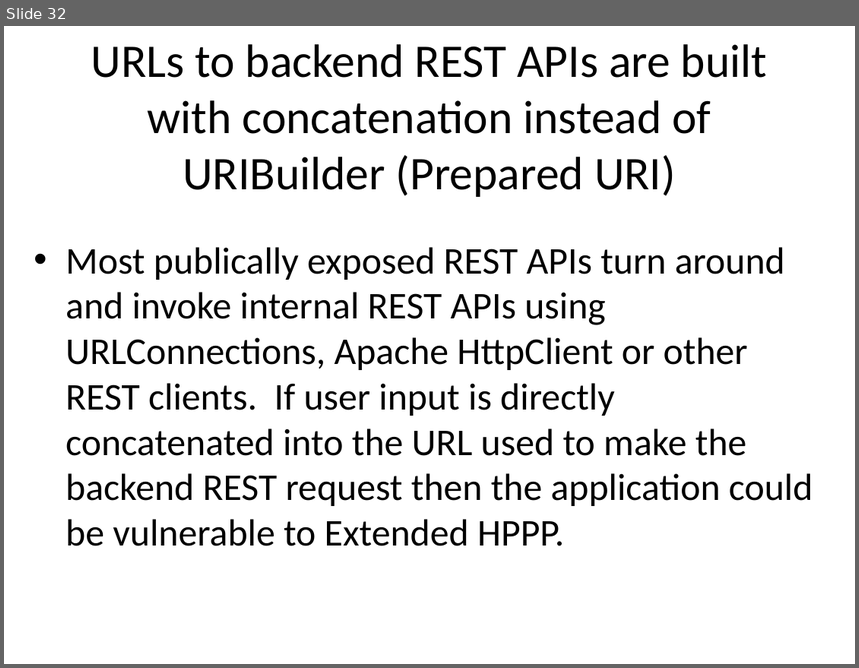
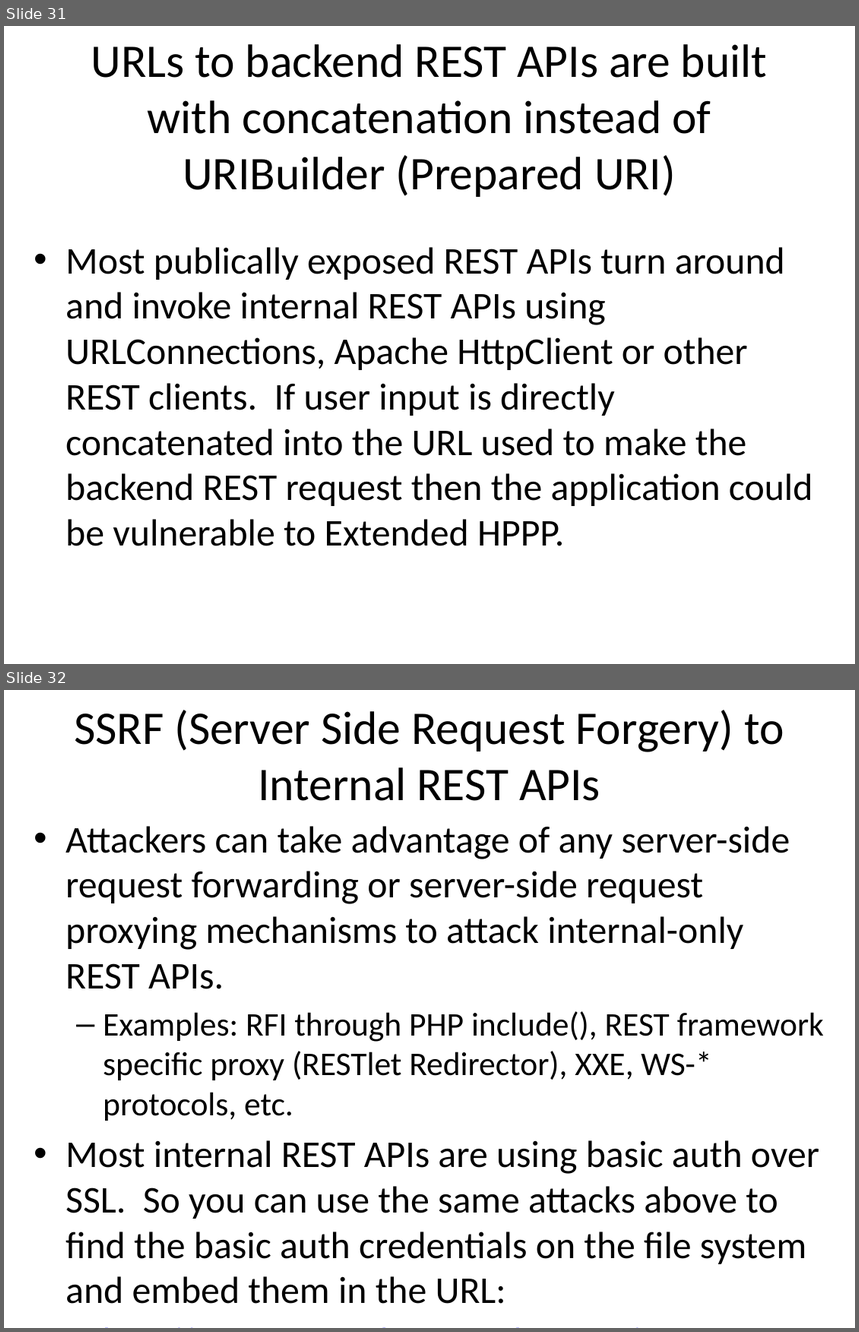
Before and after one commit to o2platform/DefCon_RESTing, a slide deck: Presentation/RESTing On Your Laurels Will Get You Powned3.pptx. Shown one above the other, each under a label of ours: slide 32 before the commit, slides 31 and 32 after it. The pictures are 859x668 and 859x1332 pixels, drawn with LibreOffice and Linux fonts; fonts in the diff are those of the drawing. Boxes give left, top, right and bottom in pixels: in the first picture for what was removed or moved away, otherwise in the second. Text is boxed around its words. In the diff, an @@ line names an element or a change of style, - is before the commit and + after.

```diff
--- a/Presentation/RESTing On Your Laurels Will Get You Powned3.pptx
+++ b/Presentation/RESTing On Your Laurels Will Get You Powned3.pptx
@@ slide 32 added at [4, 690, 855, 1328], background #FFFFFF @@
@@ title added at [74, 710, 785, 801], 39.6 pt, text #000000 @@
+SSRF (Server Side Request Forgery) to Internal REST APIs
@@ text added at [66, 826, 824, 1304], 32 pt, text #000000 @@
+• Attackers can take advantage of any server-side request forwarding or server-side request proxying mechanisms to attack internal-only REST APIs.
+  – Examples: RFI through PHP include(), REST framework specific proxy (RESTlet Redirector), XXE, WS-* protocols, etc.
+• Most internal REST APIs are using basic auth over SSL. So you can use the same attacks above to find the basic auth credentials on the file system and embed them in the URL:
+  – http://user:password@internalSvr.com/xxx...
@@ what was slide 32 is now slide 31 @@
```
Also in this commit, not shown: 10 slides changed, 6 other slides added, 2 slides removed.
